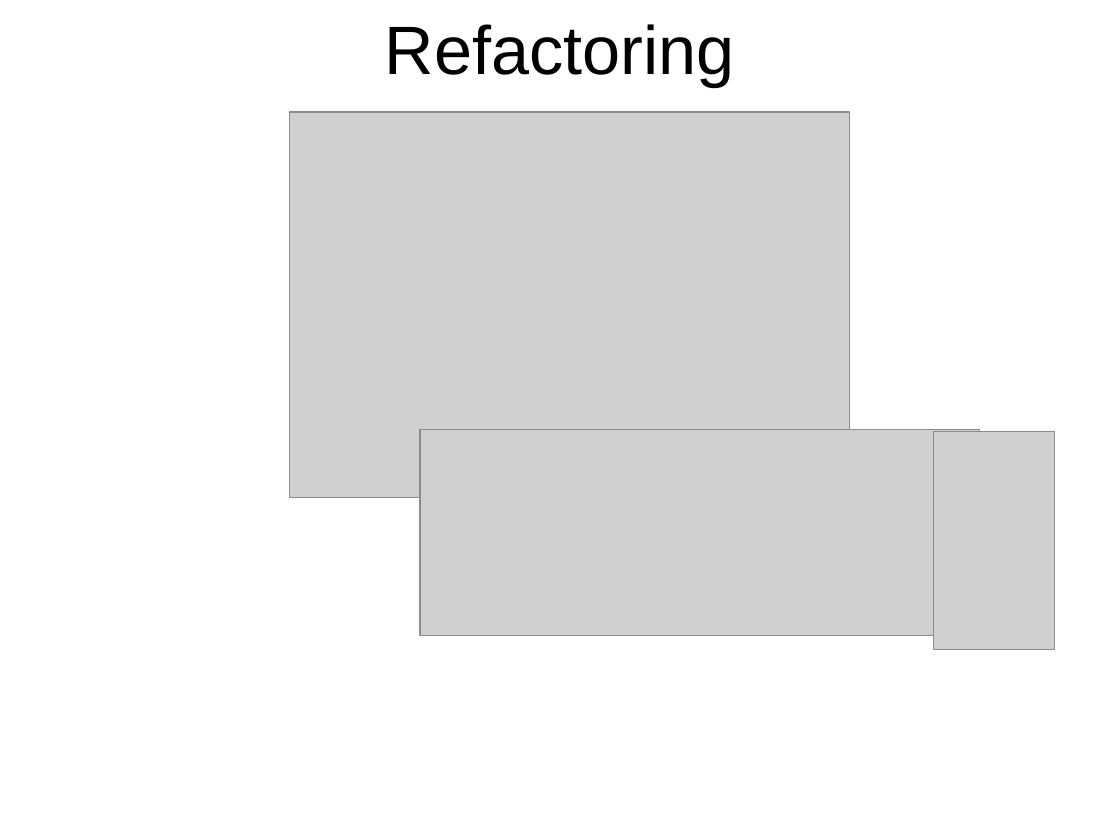
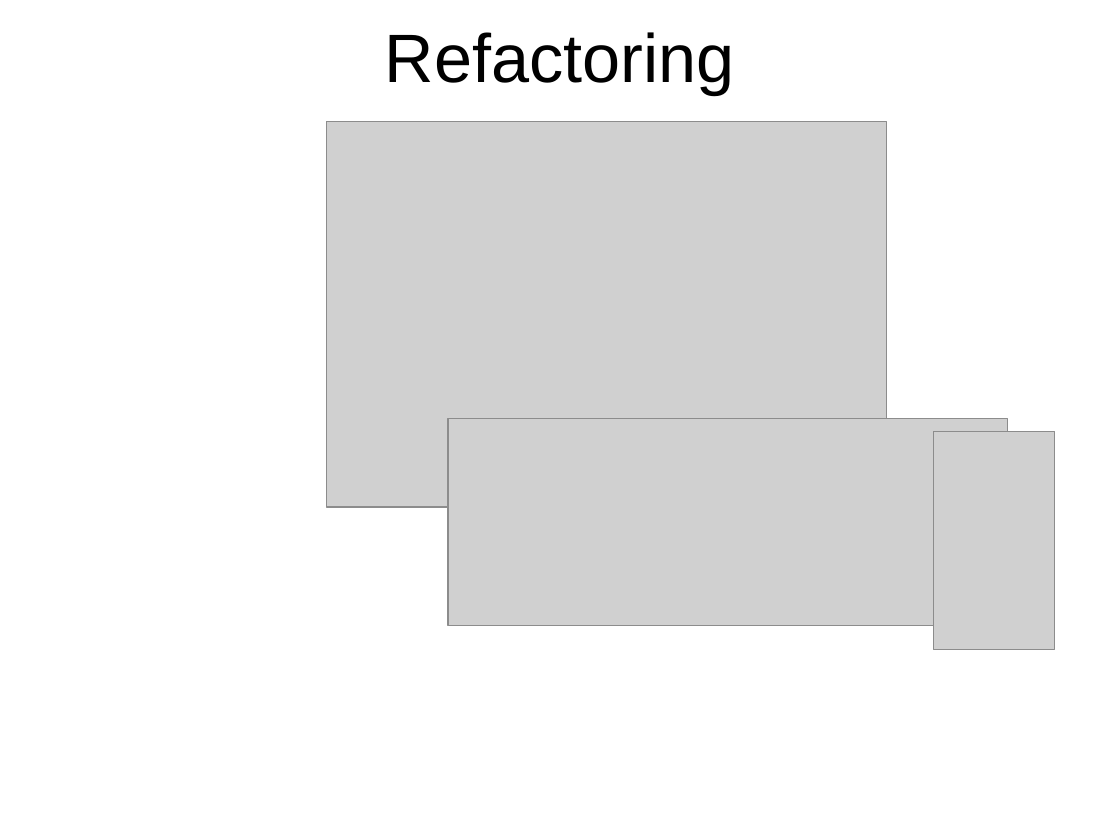
Before and after one commit to msuarz/portfolio, a slide deck: slide 13 of agile2011/presentation.pptx. Drawn at 1120x840 pixels with LibreOffice and Linux fonts; fonts in the diff are those of the drawing; grey boxes stand for pictures; background and template pictures are left out. Boxes give left, top, right and bottom in pixels: in the first picture for what was removed or moved away, otherwise in the second. Text is boxed around its words. In the diff, an @@ line names an element or a change of style, - is before the commit and + after.

```diff
--- a/agile2011/presentation.pptx
+++ b/agile2011/presentation.pptx
@@ title "Refactoring": place and size @@
-title "Refactoring" at box(385, 24, 735, 87)
+title "Refactoring" at box(385, 32, 735, 95)
@@ title "Refactoring" at box(385, 32, 735, 95): letter outline none to #000000 0 pt @@
@@ picture: place and size @@
-picture at box(289, 112, 849, 497)
+picture at box(327, 121, 887, 506)
@@ picture: place and size @@
-picture at box(420, 429, 980, 636)
+picture at box(448, 419, 1008, 626)
```
Also in this commit, not shown: 22 other slides changed.
